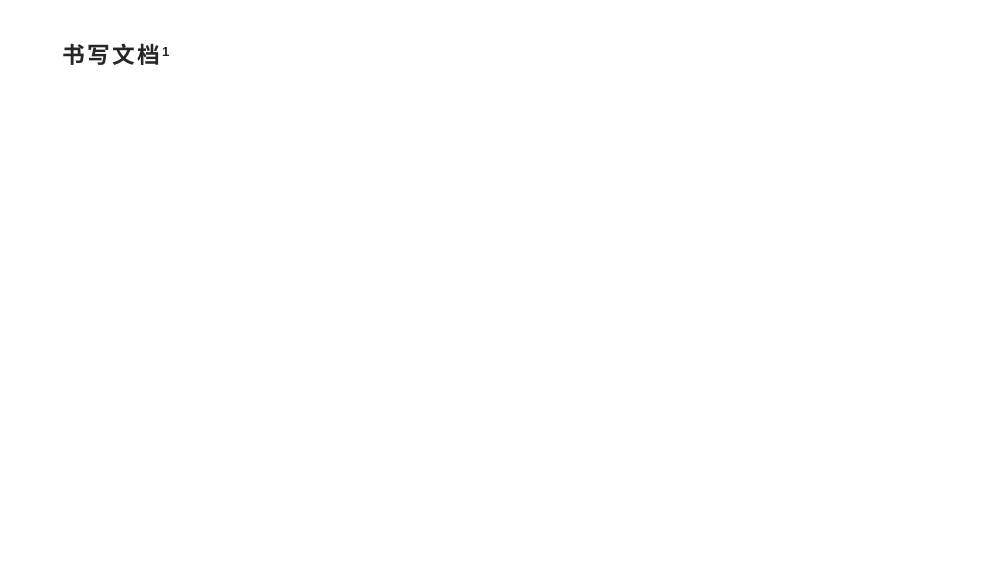
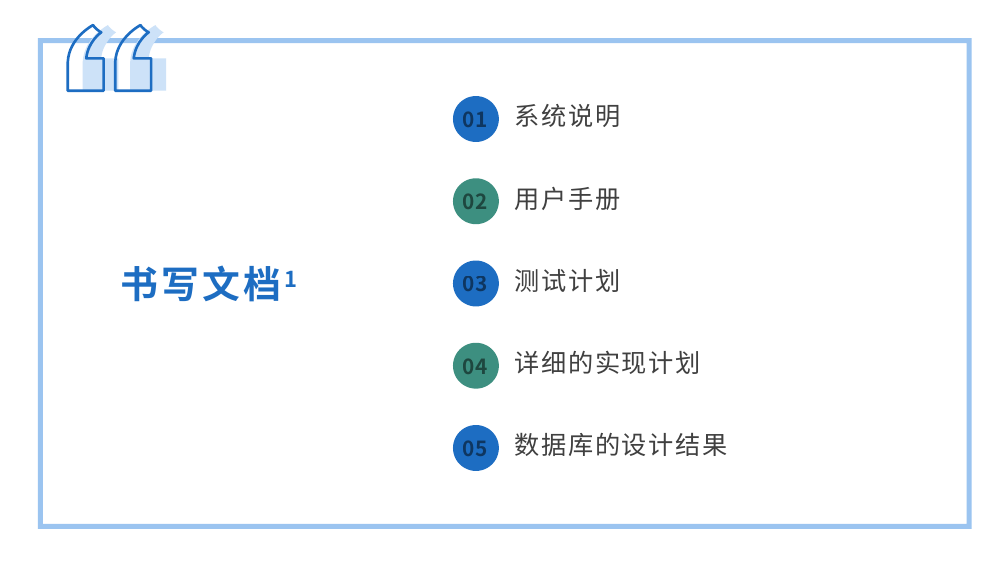
Before and after one commit to xlisses/ruang, a slide deck: slide 11 of detailed_design/项目设计.pptx. Drawn at 1008x567 pixels with LibreOffice and Linux fonts; fonts in the diff are those of the drawing. Boxes give left, top, right and bottom in pixels: in the first picture for what was removed or moved away, otherwise in the second. Text is boxed around its words. In the diff, an @@ line names an element or a change of style, - is before the commit and + after.

```diff
--- a/detailed_design/项目设计.pptx
+++ b/detailed_design/项目设计.pptx
@@ freeform shape added at (x1=68, y1=25, x2=151, y2=91), outline #1D6DC2 2.5 pt @@
@@ freeform shape added at (x1=82, y1=25, x2=166, y2=91), fill #CDE2F8 @@
@@ frame added at (x1=38, y1=38, x2=972, y2=529), fill #9BC4F0 @@
@@ ellipse added at (x1=453, y1=96, x2=499, y2=142), fill #1D6DC2 @@
@@ text added at (x1=462, y1=111, x2=488, y2=127), 19.8 pt, text #000000 at 50% opacity, bold @@
+01
@@ text added at (x1=515, y1=104, x2=621, y2=127), 24 pt, text #404040 @@
+系统说明
@@ ellipse added at (x1=453, y1=178, x2=499, y2=225), fill #3D8F80 @@
@@ text added at (x1=462, y1=193, x2=488, y2=209), 19.8 pt, text #000000 at 50% opacity, bold @@
+02
@@ text added at (x1=515, y1=187, x2=621, y2=210), 24 pt, text #404040 @@
+用户手册
@@ text "书写文档1" moved from (x1=63, y1=43, x2=169, y2=65) to (x1=121, y1=265, x2=298, y2=302) @@
@@ text "书写文档1" at (x1=121, y1=265, x2=298, y2=302): size 21.6 to 36 pt, font Arial to Noto Sans CJK SC, text colour #262626 to #1D6DC2, letter spacing 2 to 3 pt; vertical alignment top to middle @@
@@ ellipse added at (x1=453, y1=261, x2=499, y2=307), fill #1D6DC2 @@
@@ text added at (x1=515, y1=269, x2=621, y2=292), 24 pt, text #404040 @@
+测试计划
@@ text added at (x1=462, y1=276, x2=488, y2=291), 19.8 pt, text #000000 at 50% opacity, bold @@
+03
@@ ellipse added at (x1=453, y1=343, x2=499, y2=389), fill #3D8F80 @@
@@ text added at (x1=462, y1=358, x2=488, y2=374), 19.8 pt, text #000000 at 50% opacity, bold @@
+04
@@ text added at (x1=515, y1=351, x2=701, y2=374), 24 pt, text #404040 @@
+详细的实现计划
@@ ellipse added at (x1=453, y1=425, x2=499, y2=471), fill #1D6DC2 @@
@@ text added at (x1=462, y1=440, x2=488, y2=456), 19.8 pt, text #000000 at 50% opacity, bold @@
+05
@@ text added at (x1=515, y1=433, x2=728, y2=456), 24 pt, text #404040 @@
+数据库的设计结果
```
Also in this commit, not shown: 2 other slides changed.
